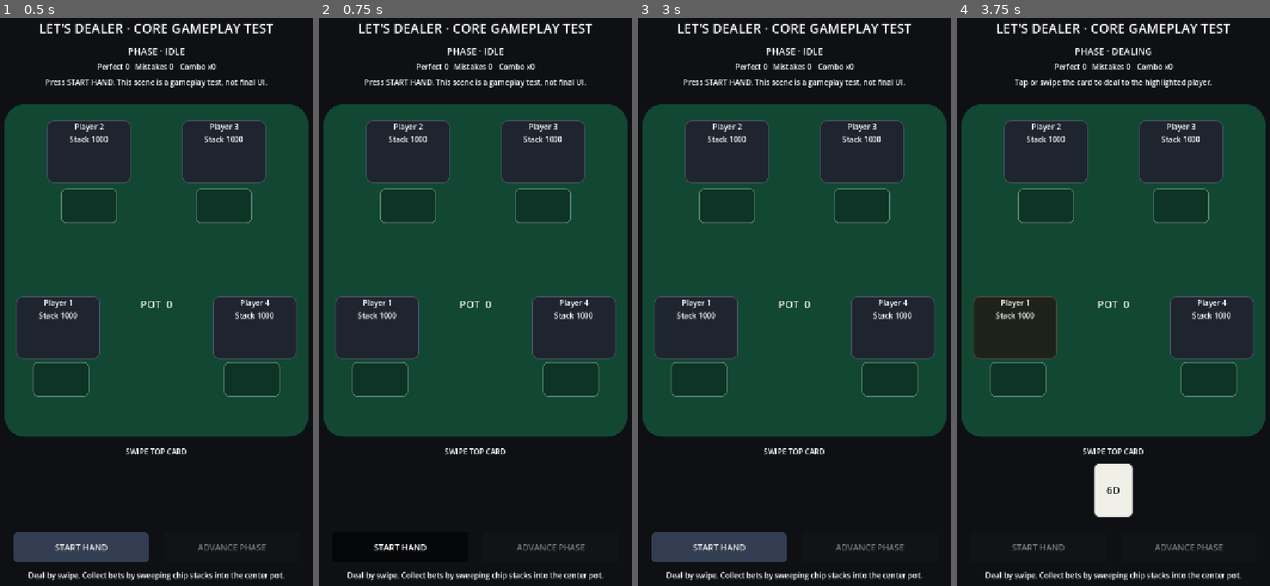
Above: before the commit, frames 1-4 (left to right).
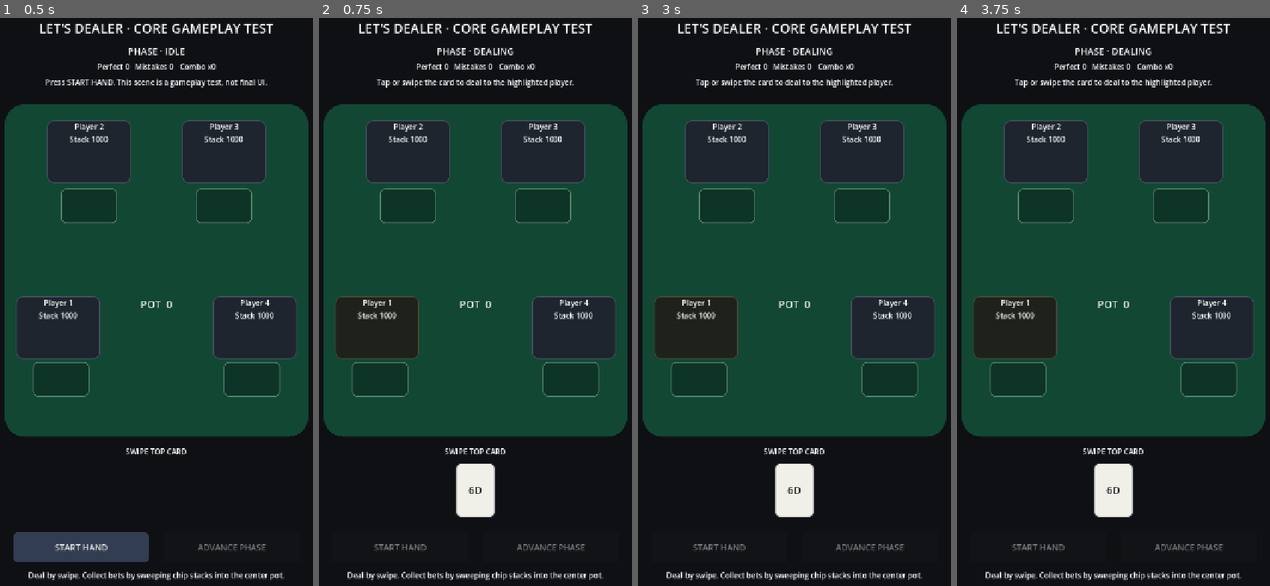
Above: after the commit, the same moments.

Repository: Queenrain9/lets-dealer
Game: Godot game, scene res://scenes/table_test.tscn
The game is run twice, just before and just after one commit, with the same random seed, the same clock (stepped at 60 frames per second) and the same inputs.
Inputs (mouse positions are in pixels of both pictures, inside the frame that each line leads up to):
- Up to frame 1 (0.5 s): no input
- Up to frame 2 (0.75 s): click "START HAND" at 0.5 s
- Up to frame 3 (3 s): click (719, 546) at 1.25 s, where only the run before the commit has a clickable "START HAND"; click (719, 546) at 2 s, where only the run before the commit has a clickable "START HAND"; tap Enter at 2.75 s; move the mouse to (869, 273) at 2.77 s; click (869, 273) at 2.92 s
- Up to frame 4 (3.75 s): tap Enter at 3.5 s; drag from (1044, 336) to (1097, 426) at 3.52 s

Frame 1 is identical in both runs. In frame 2, 2.2% of the frame differs, in the area x 5-86%, y 5-94%; in frame 3, 4.4%, in the area x 4-86%, y 5-96%; in frame 4, nothing differs.

Commit message:
fix: do not consume unrelated mouse releases

Diff:
--- a/scripts/gameplay/table_test.gd
+++ b/scripts/gameplay/table_test.gd
@@ -1,5 +1,6 @@
 extends Control
 
+const POINTER_NONE: int = -999
 const MOUSE_POINTER_ID: int = -1
 
 enum InteractionKind {
@@ -24,7 +25,7 @@
 var chip_stacks: Array[SwipeChipStack] = []
 
 var _interaction_kind: InteractionKind = InteractionKind.NONE
-var _active_pointer_id: int = MOUSE_POINTER_ID
+var _active_pointer_id: int = POINTER_NONE
 var _active_chip_index: int = -1
 var _gesture_start: Vector2 = Vector2.ZERO
 
@@ -100,7 +101,10 @@
 			return
 		if mouse_button.pressed:
 			_begin_pointer_interaction(MOUSE_POINTER_ID, mouse_button.position)
-		elif _active_pointer_id == MOUSE_POINTER_ID:
+		elif (
+			_interaction_kind != InteractionKind.NONE
+			and _active_pointer_id == MOUSE_POINTER_ID
+		):
 			_end_pointer_interaction(mouse_button.position)
 		return
 
@@ -179,7 +183,7 @@
 			pass
 
 	_interaction_kind = InteractionKind.NONE
-	_active_pointer_id = MOUSE_POINTER_ID
+	_active_pointer_id = POINTER_NONE
 	_active_chip_index = -1
 	_gesture_start = Vector2.ZERO
 	get_viewport().set_input_as_handled()
